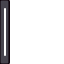
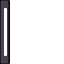
Layer changes from the first 64px x 64px image to the second:
painted on "WallLight" over [5, 8, 7, 56]
